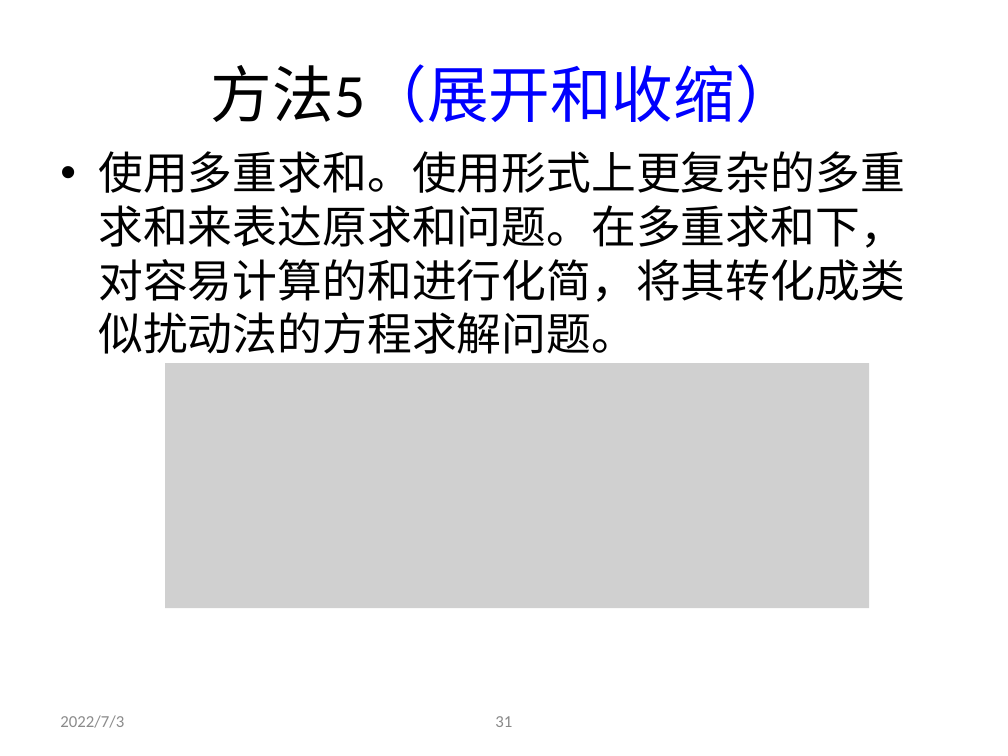
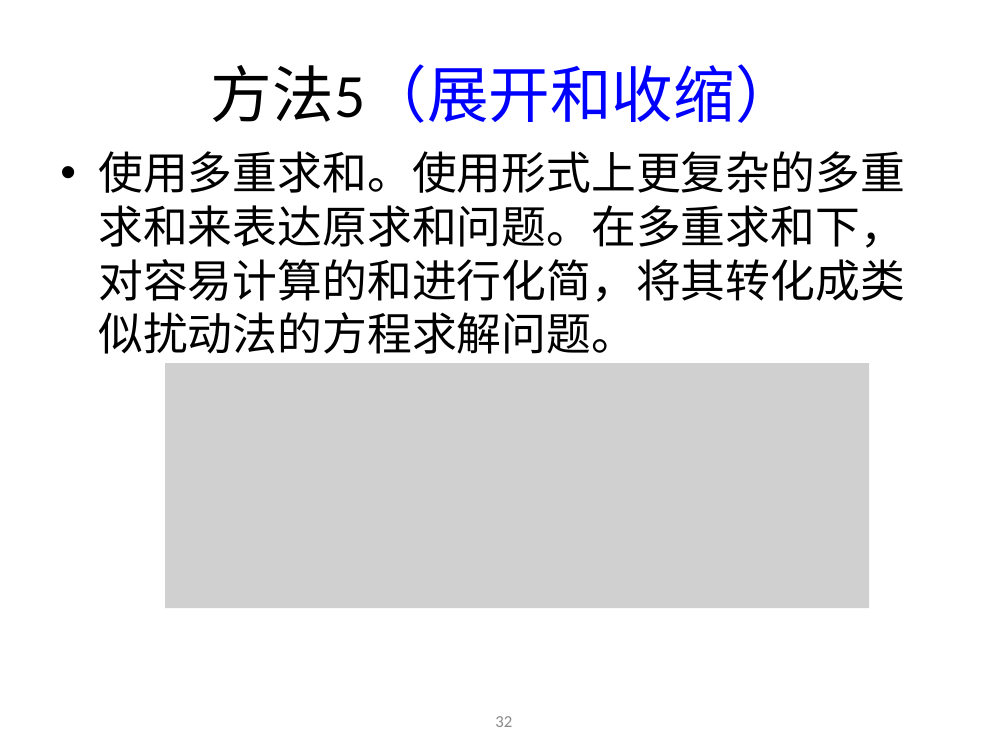
Before and after one commit to kaiyiya/deep_learning, a slide deck: slide 32 of homework/具体数学/ppt/2-2第二章.pptx (slide 31 before the commit). Drawn at 1008x756 pixels with LibreOffice and Linux fonts; fonts in the diff are those of the drawing; grey boxes stand for pictures. Boxes give left, top, right and bottom in pixels: in the first picture for what was removed or moved away, otherwise in the second. Text is boxed around its words. In the diff, an @@ line names an element or a change of style, - is before the commit and + after.

```diff
--- a/homework/具体数学/ppt/2-2第二章.pptx
+++ b/homework/具体数学/ppt/2-2第二章.pptx
@@ text removed at (60,715,124,728) @@
-2022/7/3
@@ page number at (495,716,512,727): text changed @@
-31
+32
```
Also in this commit, not shown: 32 other slides changed, 1 slide added, 6 other files.
